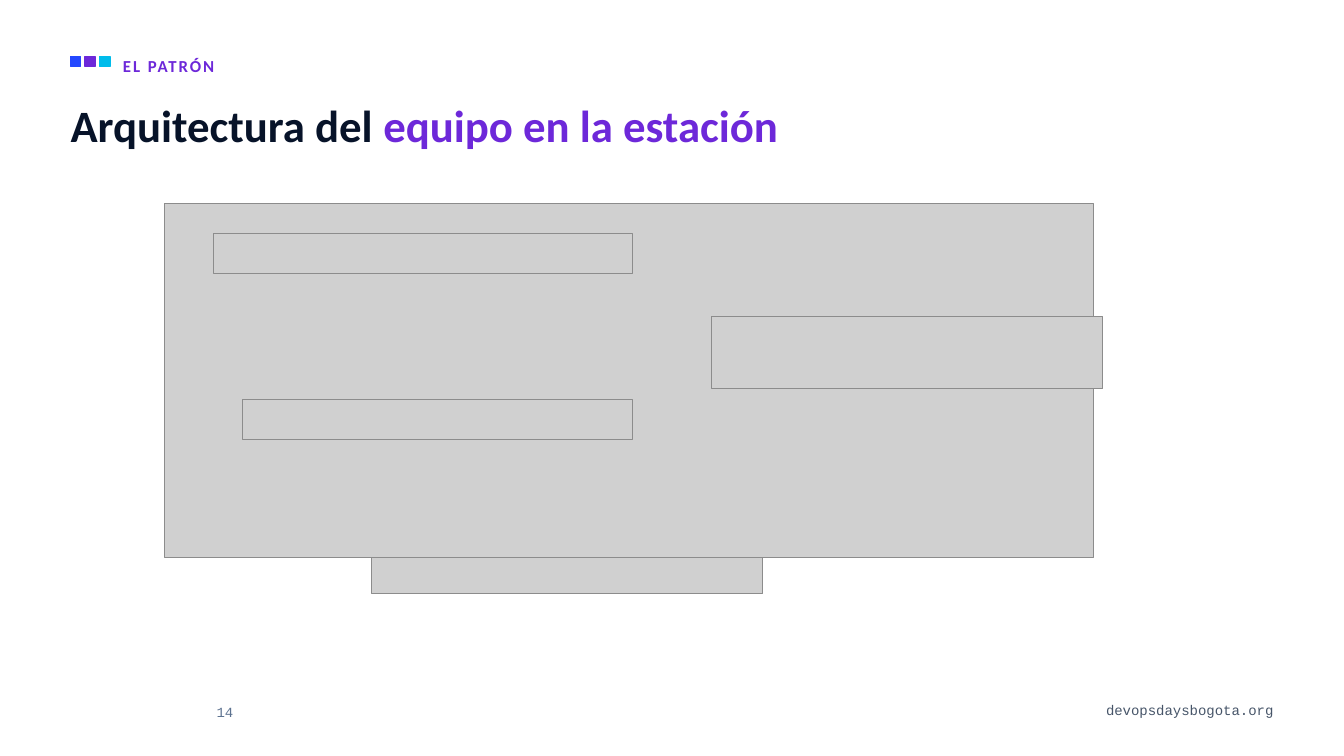
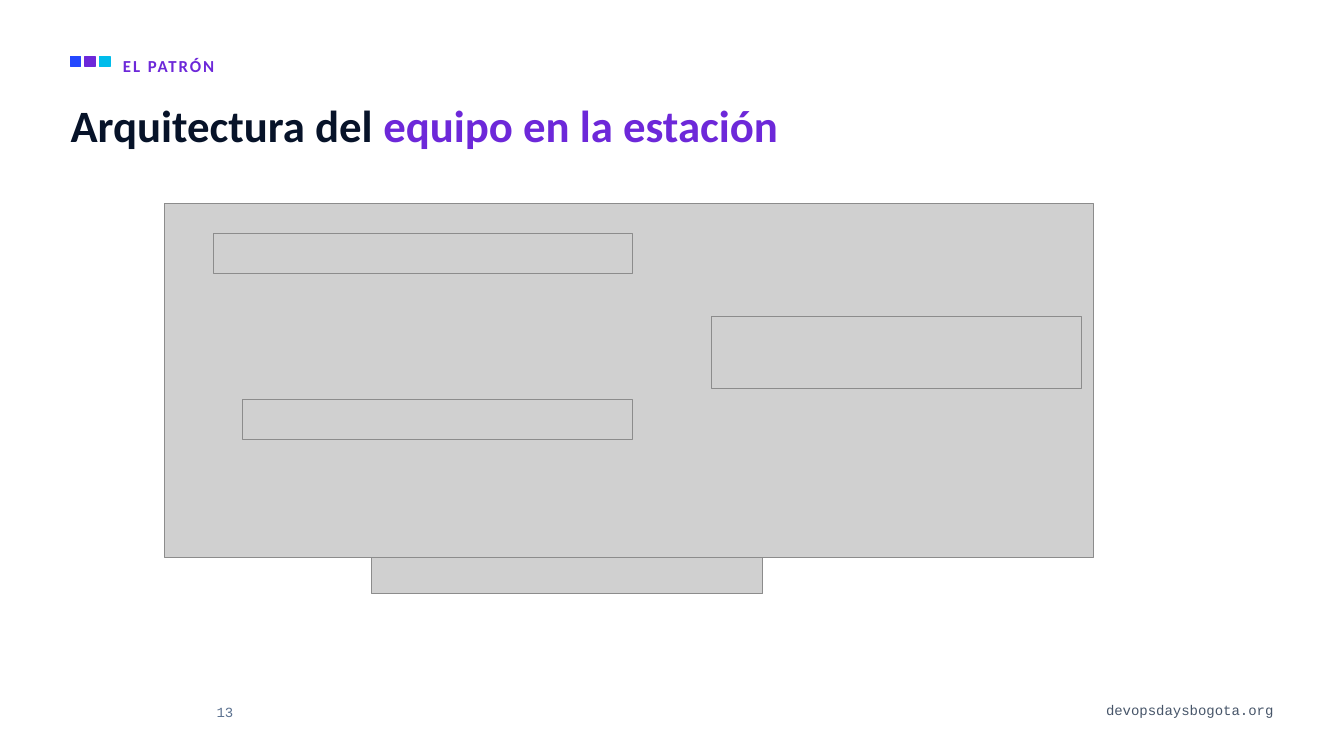
Before and after one commit to alejandro945/mlops-a-ciegas, a slide deck: slide 13 of talk/MLOps-a-ciegas-DevOpsDays-Bogota-2026.pptx (slide 14 before the commit). Drawn at 1344x756 pixels with LibreOffice and Linux fonts; fonts in the diff are those of the drawing; grey boxes stand for pictures; background and template pictures are left out. Boxes give left, top, right and bottom in pixels: in the first picture for what was removed or moved away, otherwise in the second. Text is boxed around its words. In the diff, an @@ line names an element or a change of style, - is before the commit and + after.

```diff
--- a/talk/MLOps-a-ciegas-DevOpsDays-Bogota-2026.pptx
+++ b/talk/MLOps-a-ciegas-DevOpsDays-Bogota-2026.pptx
@@ picture: place and size @@
-picture at <box>711,317,1103,389</box>
+picture at <box>711,317,1082,389</box>
@@ page number at <box>217,707,234,717</box>: text changed @@
-14
+13
```
Also in this commit, not shown: 14 other slides changed, 1 slide removed, 7 other files.
